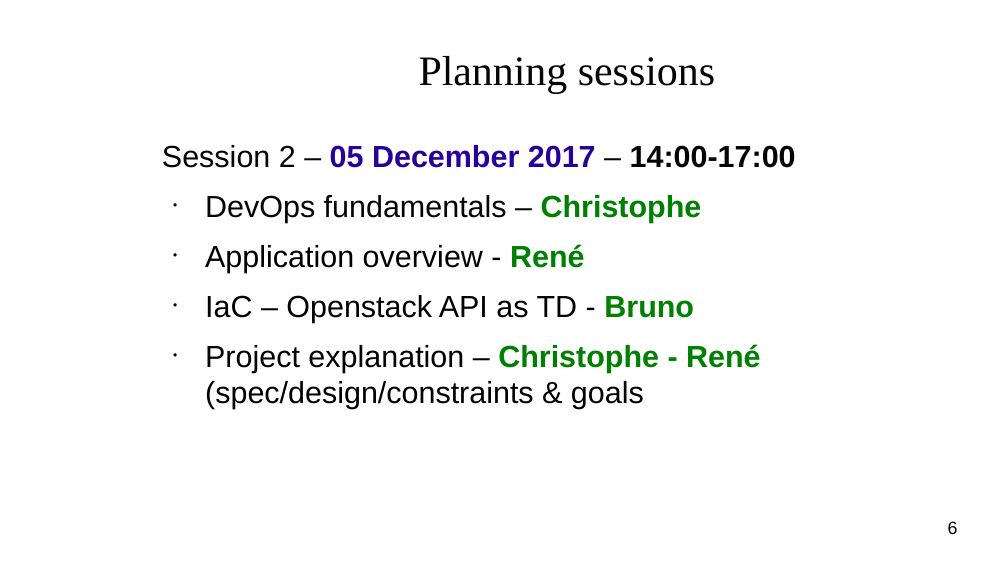
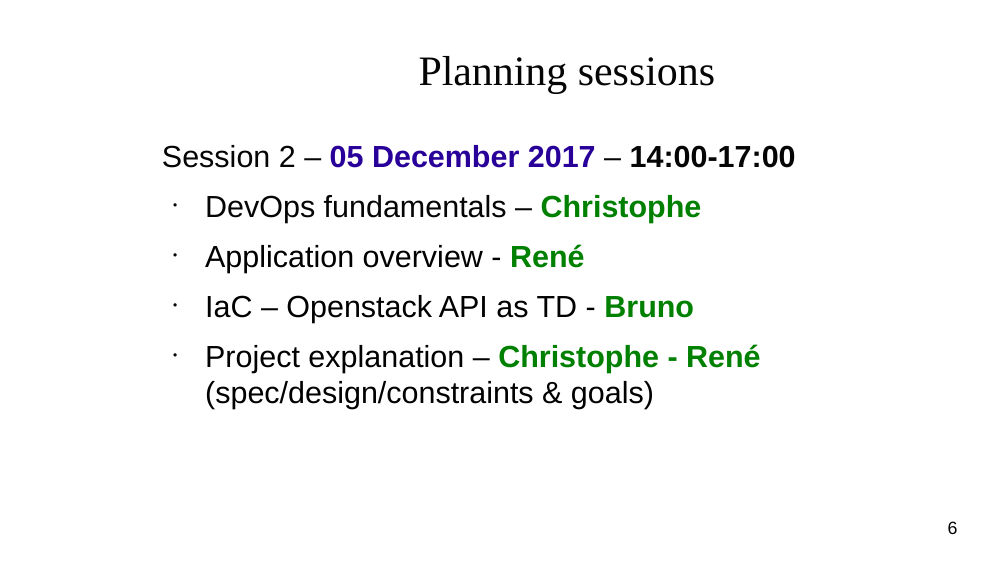
Before and after one commit to uggla/cloud_native_app, a slide deck: slide 6 of doc/DevOps-Project-2017.odp. Drawn at 1008x567 pixels with LibreOffice and Linux fonts; fonts in the diff are those of the drawing; background and template pictures are left out. Boxes give left, top, right and bottom in pixels: in the first picture for what was removed or moved away, otherwise in the second. Text is boxed around its words. In the diff, an @@ line names an element or a change of style, - is before the commit and + after.

```diff
--- a/doc/DevOps-Project-2017.odp
+++ b/doc/DevOps-Project-2017.odp
@@ text at <box>205,344,761,409</box>: text changed @@
-● Project explanation – Christophe - René
-  (spec/design/constraints & goals
+● Project explanation – Christophe - René
+  (spec/design/constraints & goals)
```
Also in this commit, not shown: 1 other slide changed, 1 other file.
